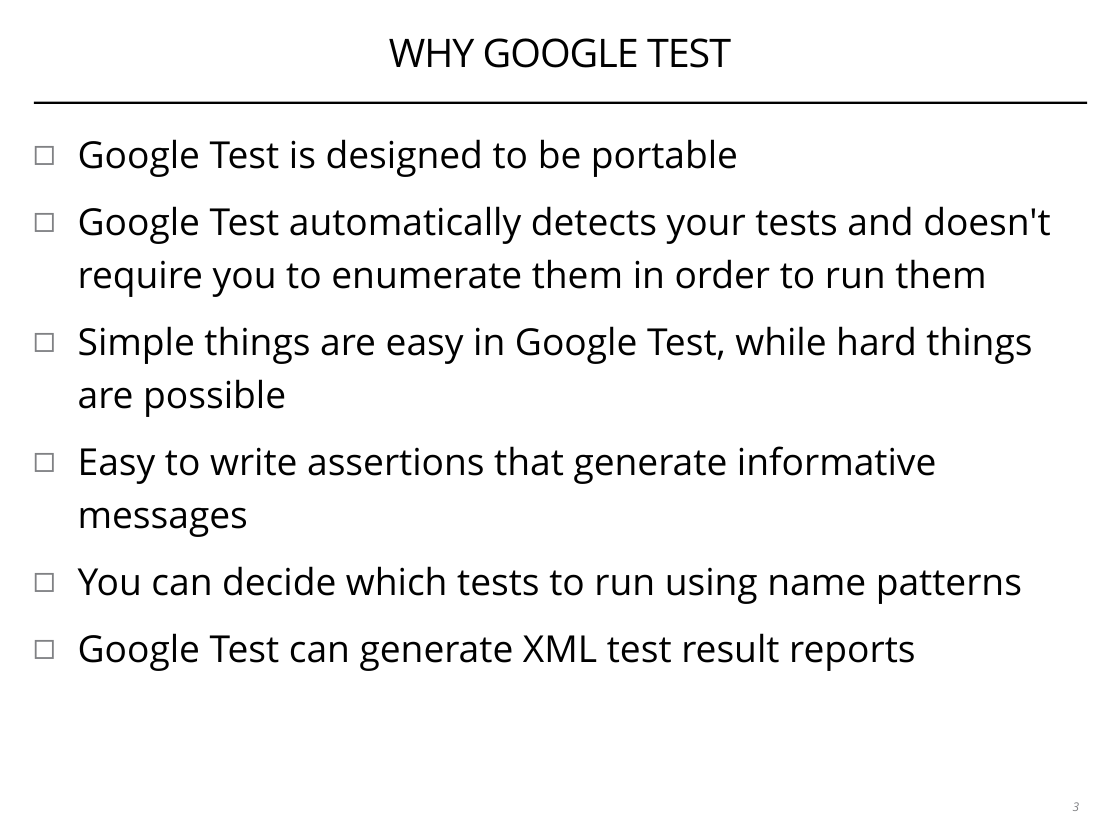
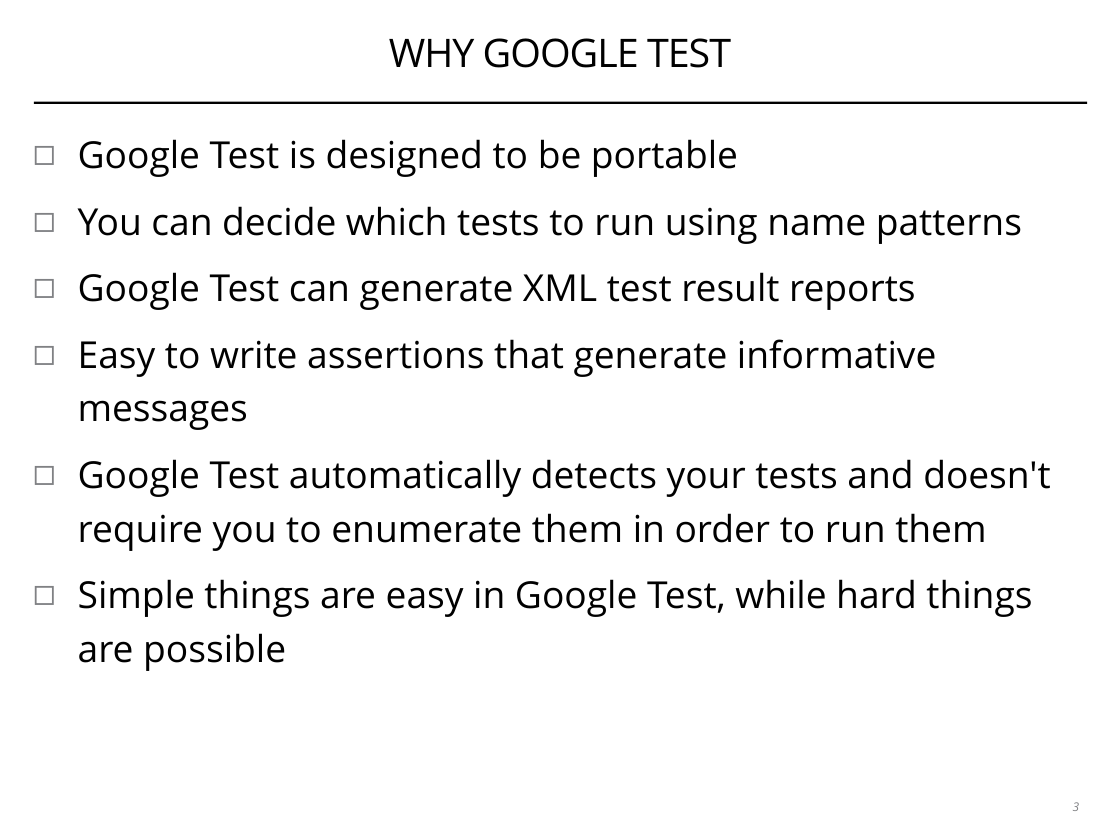
Before and after one commit to coney/cpp-unit-testing, a slide deck: slide 3 of .slides/01-introduction-to-gtest.pptx. Drawn at 1120x840 pixels with LibreOffice and Linux fonts; fonts in the diff are those of the drawing. Boxes give left, top, right and bottom in pixels: in the first picture for what was removed or moved away, otherwise in the second. Text is boxed around its words. In the diff, an @@ line names an element or a change of style, - is before the commit and + after.

Commit message:
update slides

```diff
--- a/.slides/01-introduction-to-gtest.pptx
+++ b/.slides/01-introduction-to-gtest.pptx
@@ text at (x1=78, y1=206, x2=1022, y2=430): paragraphs added @@
+◻ You can decide which tests to run using name patterns
+◻ Google Test can generate XML test result reports
+◻ Easy to write assertions that generate informative messages
@@ text at (x1=78, y1=446, x2=1022, y2=671): paragraphs removed @@
-◻ Easy to write assertions that generate informative messages
-◻ You can decide which tests to run using name patterns
-◻ Google Test can generate XML test result reports
```
Also in this commit, not shown: 4 slides added, 2 slides removed.
